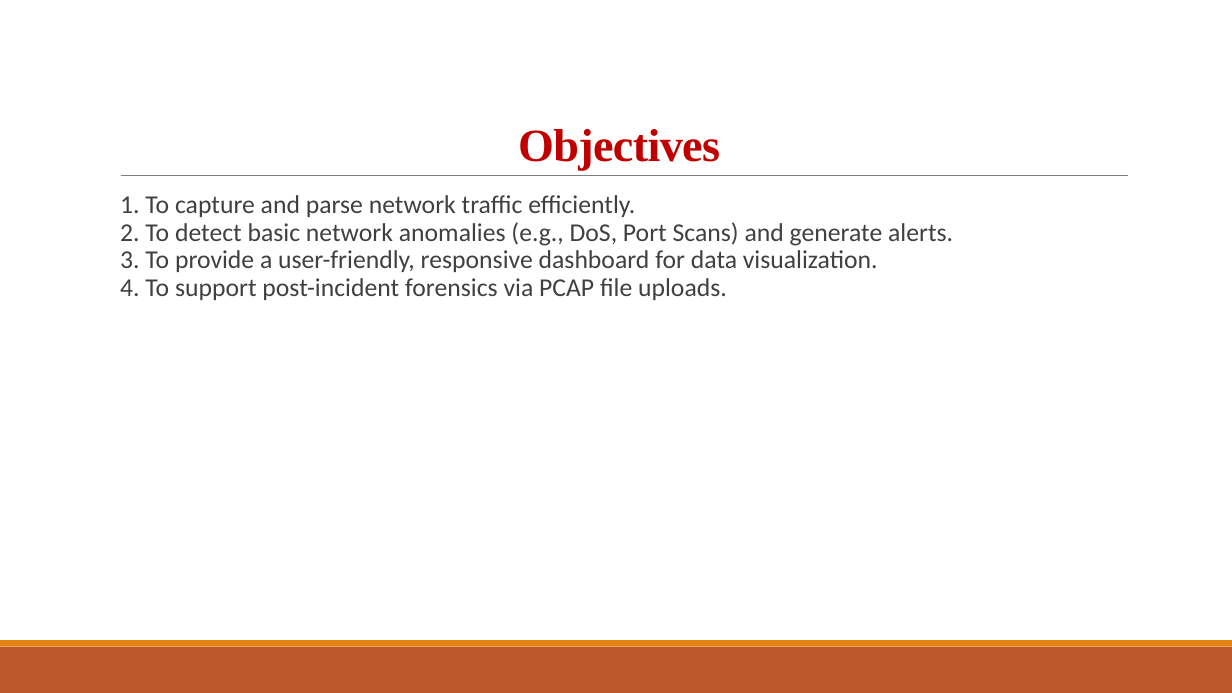
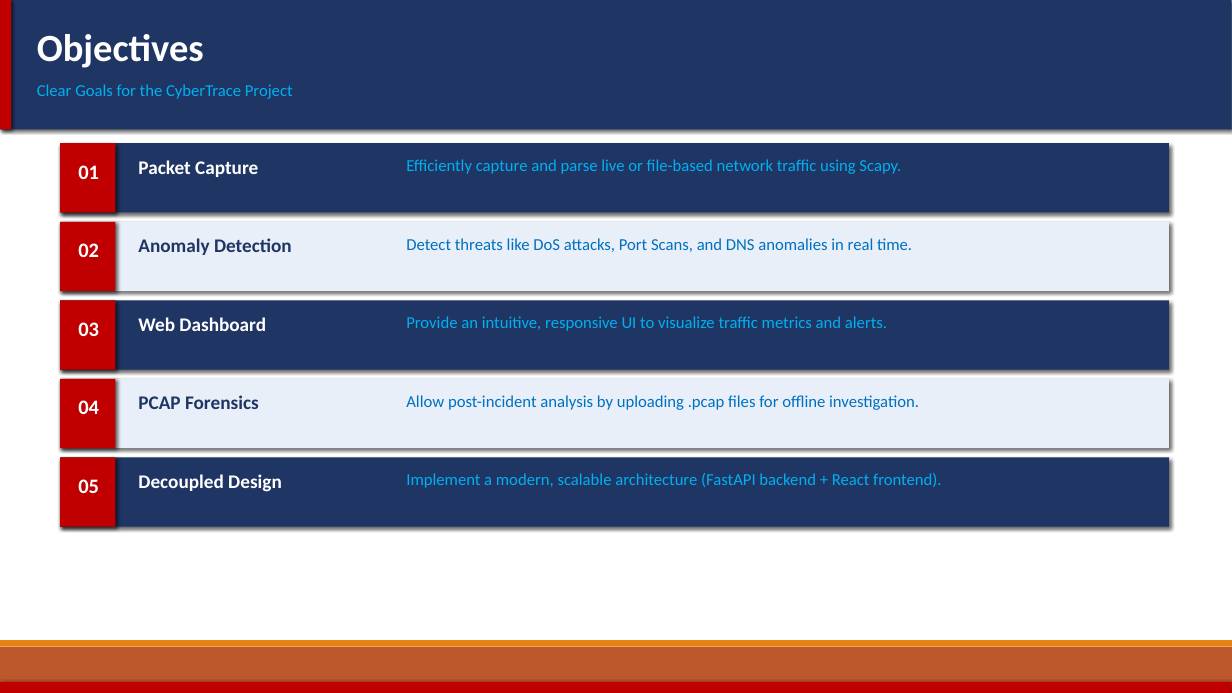
Before and after one commit to Priyanshi27G/CyberTrace, a slide deck: slide 5 of CyberTrace_Viva_Presentation.pptx. Drawn at 1232x693 pixels with LibreOffice and Linux fonts; fonts in the diff are those of the drawing. Boxes give left, top, right and bottom in pixels: in the first picture for what was removed or moved away, otherwise in the second. Text is boxed around its words. In the diff, an @@ line names an element or a change of style, - is before the commit and + after.

Commit message:
Major PPT redesign: proper layout, no overlap, rich visuals

```diff
--- a/CyberTrace_Viva_Presentation.pptx
+++ b/CyberTrace_Viva_Presentation.pptx
@@ rectangle added at <box>0,0,1232,129</box>, fill #1F3564 @@
@@ rectangle added at <box>0,0,11,129</box>, fill #C00000 @@
@@ text "Objectives": place and size @@
-text "Objectives" at <box>518,129,720,170</box>
+text "Objectives" at <box>37,34,204,68</box>
@@ text "Objectives" at <box>37,34,204,68</box>: size 36 to 30 pt, font Times New Roman to Calibri, text colour #C00000 to #FFFFFF, letter spacing -0.5 to 0 pt; alignment centre to left; line spacing 0.85 to 1; vertical alignment bottom to top @@
@@ text added at <box>37,84,293,99</box>, 13 pt, text #00B0F0 @@
+Clear Goals for the CyberTrace Project
@@ rectangle added at <box>60,143,1169,213</box>, fill #1F3564 @@
@@ rectangle added at <box>60,143,116,213</box>, fill #C00000 @@
@@ text added at <box>78,165,99,179</box>, 16 pt, text #FFFFFF, bold @@
+01
@@ line removed from (121, 176) to (1128, 176) @@
@@ text added at <box>138,160,258,177</box>, 15 pt, text #FFFFFF, bold @@
+Packet Capture
@@ text added at <box>406,159,901,174</box>, 13 pt, text #00B0F0 @@
+Efficiently capture and parse live or file-based network traffic using Scapy.
@@ text removed at <box>120,195,953,300</box> @@
-  1. To capture and parse network traffic efficiently.
-  2. To detect basic network anomalies (e.g., DoS, Port Scans) and generate alerts.
-  3. To provide a user-friendly, responsive dashboard for data visualization.
-  4. To support post-incident forensics via PCAP file uploads.
@@ rectangle added at <box>60,222,1169,291</box>, fill #E8EFF8 @@
@@ rectangle added at <box>60,222,116,291</box>, fill #C00000 @@
@@ text added at <box>138,238,292,255</box>, 15 pt, text #1F3564, bold @@
+Anomaly Detection
@@ text added at <box>406,238,912,252</box>, 13 pt, text #0070C0 @@
+Detect threats like DoS attacks, Port Scans, and DNS anomalies in real time.
@@ text added at <box>78,243,99,257</box>, 16 pt, text #FFFFFF, bold @@
+02
@@ rectangle added at <box>60,300,1169,370</box>, fill #1F3564 @@
@@ rectangle added at <box>60,300,116,370</box>, fill #C00000 @@
@@ text added at <box>78,322,99,336</box>, 16 pt, text #FFFFFF, bold @@
+03
@@ text added at <box>138,317,266,331</box>, 15 pt, text #FFFFFF, bold @@
+Web Dashboard
@@ text added at <box>406,316,887,331</box>, 13 pt, text #00B0F0 @@
+Provide an intuitive, responsive UI to visualize traffic metrics and alerts.
@@ rectangle added at <box>60,379,1169,448</box>, fill #E8EFF8 @@
@@ rectangle added at <box>60,379,116,448</box>, fill #C00000 @@
@@ text added at <box>78,400,99,414</box>, 16 pt, text #FFFFFF, bold @@
+04
@@ text added at <box>138,395,259,409</box>, 15 pt, text #1F3564, bold @@
+PCAP Forensics
@@ text added at <box>406,395,919,410</box>, 13 pt, text #0070C0 @@
+Allow post-incident analysis by uploading .pcap files for offline investigation.
@@ rectangle added at <box>60,457,1169,527</box>, fill #1F3564 @@
@@ rectangle added at <box>60,457,116,527</box>, fill #C00000 @@
@@ text added at <box>78,479,99,493</box>, 16 pt, text #FFFFFF, bold @@
+05
@@ text added at <box>138,474,282,492</box>, 15 pt, text #FFFFFF, bold @@
+Decoupled Design
@@ text added at <box>406,473,941,488</box>, 13 pt, text #00B0F0 @@
+Implement a modern, scalable architecture (FastAPI backend + React frontend).
@@ rectangle added at <box>0,682,1232,693</box>, fill #C00000 @@
```
Also in this commit, not shown: 8 other slides changed, 1 other file.
